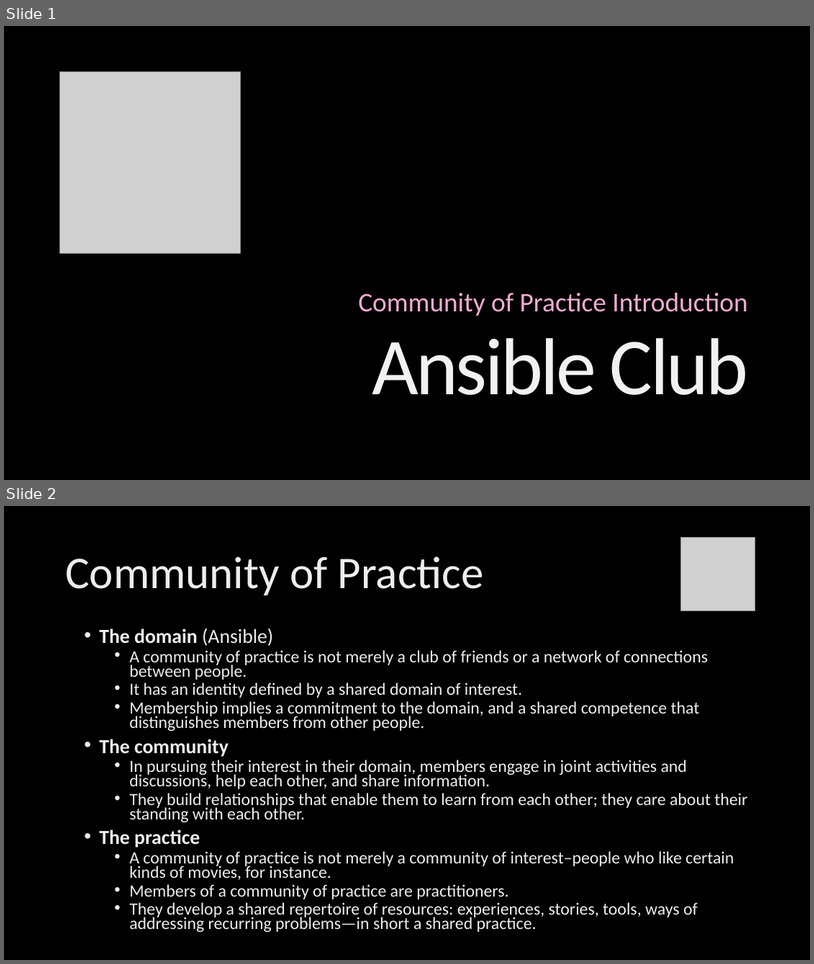
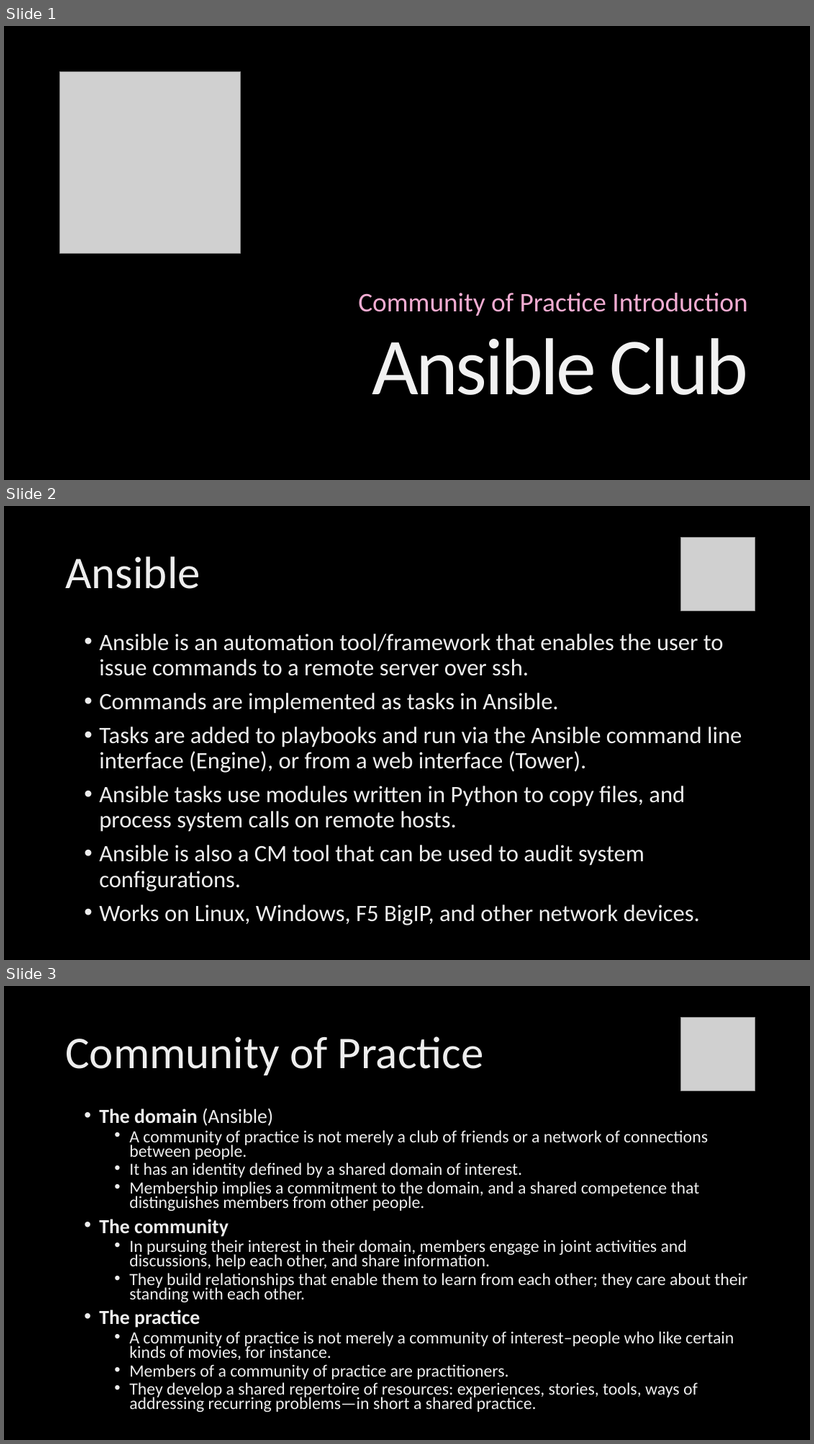
Before and after one commit to fwac/fwac, a slide deck: ansible/playbooks/files/meeting1_intro.pptx. Shown one above the other, each under a label of ours: slides 1 and 2 before the commit, slides 1, 2 and 3 after it. The pictures are 814x964 and 814x1444 pixels, drawn with LibreOffice and Linux fonts; fonts in the diff are those of the drawing; grey boxes stand for pictures; background and template pictures are left out. Boxes give left, top, right and bottom in pixels: in the first picture for what was removed or moved away, otherwise in the second. Text is boxed around its words. In the diff, an @@ line names an element or a change of style, - is before the commit and + after.

```diff
--- a/ansible/playbooks/files/meeting1_intro.pptx
+++ b/ansible/playbooks/files/meeting1_intro.pptx
@@ slide 2 added at <box>4,506,810,960</box>, background picture (left out) @@
@@ picture added at <box>682,537,756,610</box> @@
@@ title added at <box>65,556,200,589</box>, 54 pt, text gradient #DEDEDE to #EDEDED to #FFFFFF @@
+Ansible
@@ text added at <box>99,633,742,925</box>, 28 pt, text gradient #DEDEDE to #EDEDED to #FFFFFF @@
+• Ansible is an automation tool/framework that enables the user to issue commands to a remote server over ssh.
+• Commands are implemented as tasks in Ansible.
+• Tasks are added to playbooks and run via the Ansible command line interface (Engine), or from a web interface (Tower).
+• Ansible tasks use modules written in Python to copy files, and process system calls on remote hosts.
+• Ansible is also a CM tool that can be used to audit system configurations.
+• Works on Linux, Windows, F5 BigIP, and other network devices.
@@ what was slide 2 is now slide 3 @@
```
Also in this commit, not shown: 2 slides changed.
